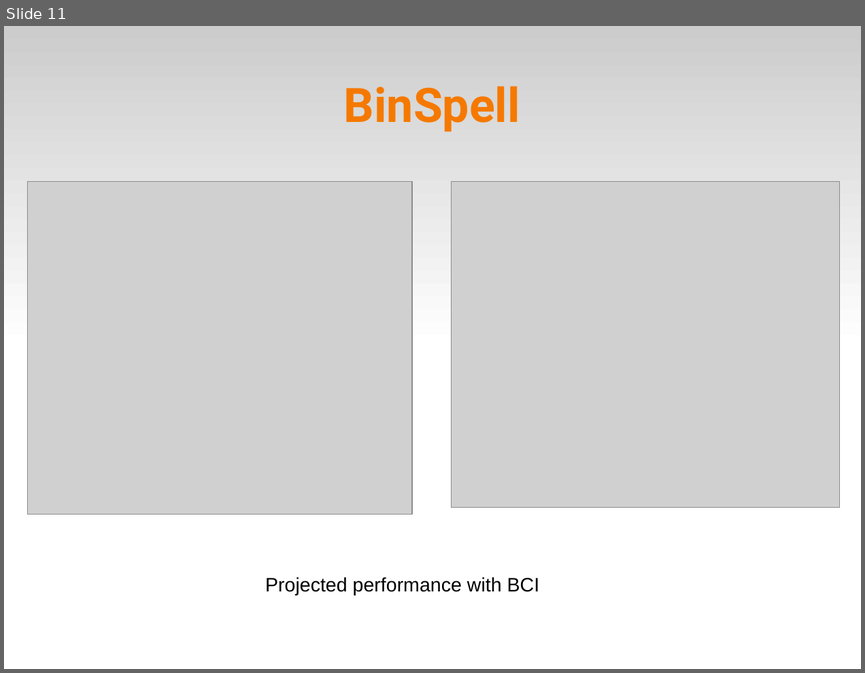
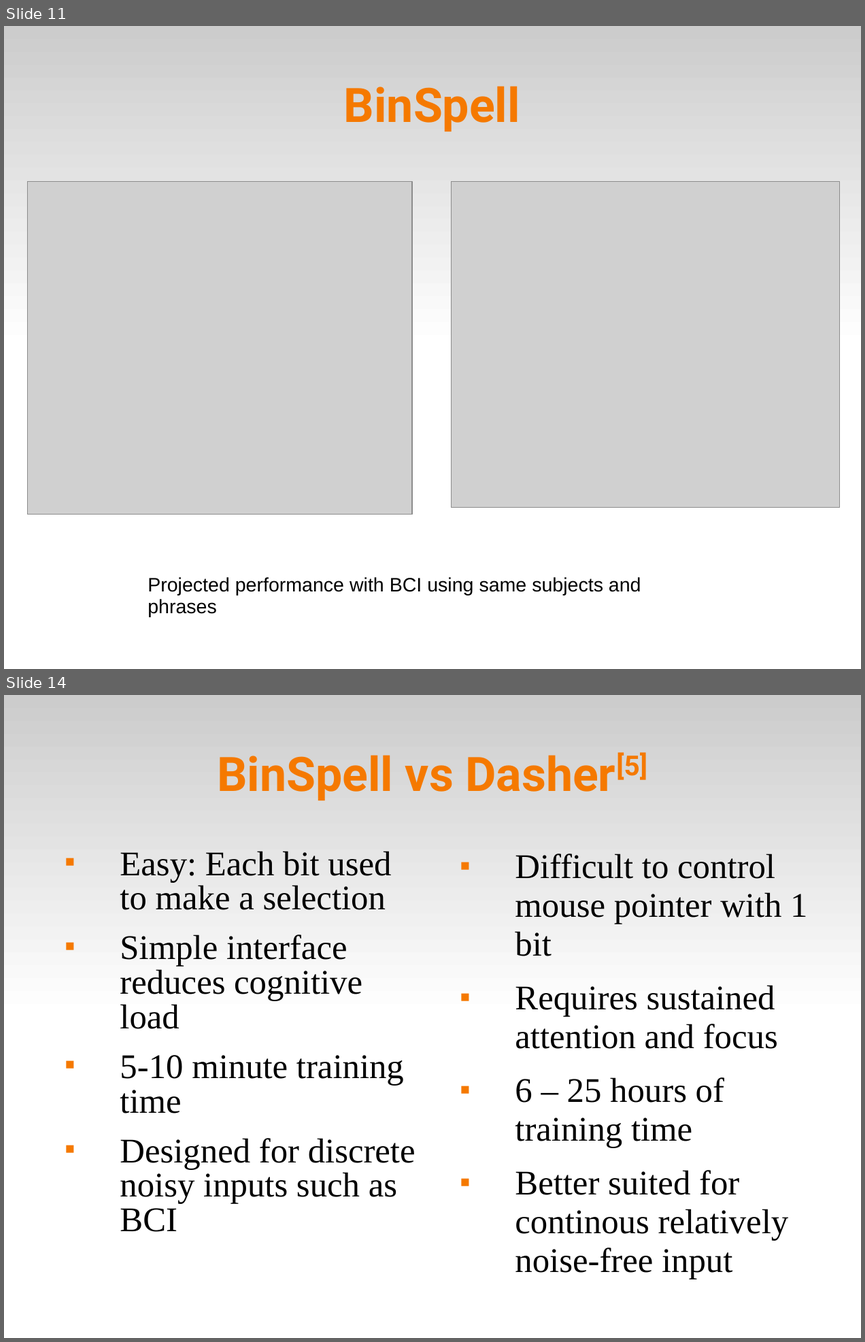
Before and after one commit to abdullah38rcc/BCI-Virtual-Keyboard, a slide deck: circlespell/docs/virtKey.ppt. Shown one above the other, each under a label of ours: slide 11 before the commit, slides 11 and 14 after it; the slides between them are not shown. The pictures are 865x673 and 865x1342 pixels, drawn with LibreOffice and Linux fonts; fonts in the diff are those of the drawing; grey boxes stand for pictures. Boxes give left, top, right and bottom in pixels: in the first picture for what was removed or moved away, otherwise in the second. Text is boxed around its words. In the diff, an @@ line names an element or a change of style, - is before the commit and + after.

```diff
--- a/circlespell/docs/virtKey.ppt
+++ b/circlespell/docs/virtKey.ppt
@@ slide 14 added at [4, 695, 861, 1338], background #FFFFFF; not listed: 1 template element that a slide beside it also shows @@
@@ title added at [217, 752, 647, 800], 44 pt, text #F57900, bold @@
+BinSpell vs Dasher[5]
@@ text added at [120, 851, 415, 1232], 32 pt, text #000000 @@
+■ Easy: Each bit used to make a selection
+■ Simple interface reduces cognitive load
+■ 5-10 minute training time
+■ Designed for discrete noisy inputs such as BCI
@@ text added at [515, 853, 807, 1278], 32 pt, text #000000 @@
+■ Difficult to control mouse pointer with 1 bit
+■ Requires sustained attention and focus
+■ 6 – 25 hours of training time
+■ Better suited for continous relatively noise-free input
@@ slide 11 changed as well @@
@@ text at [147, 577, 641, 616]: text changed @@
-Projected performance with BCI
+Projected performance with BCI using same subjects and phrases
```
Also in this commit, not shown: 3 other slides changed, 5 other slides added, 5 other files.
